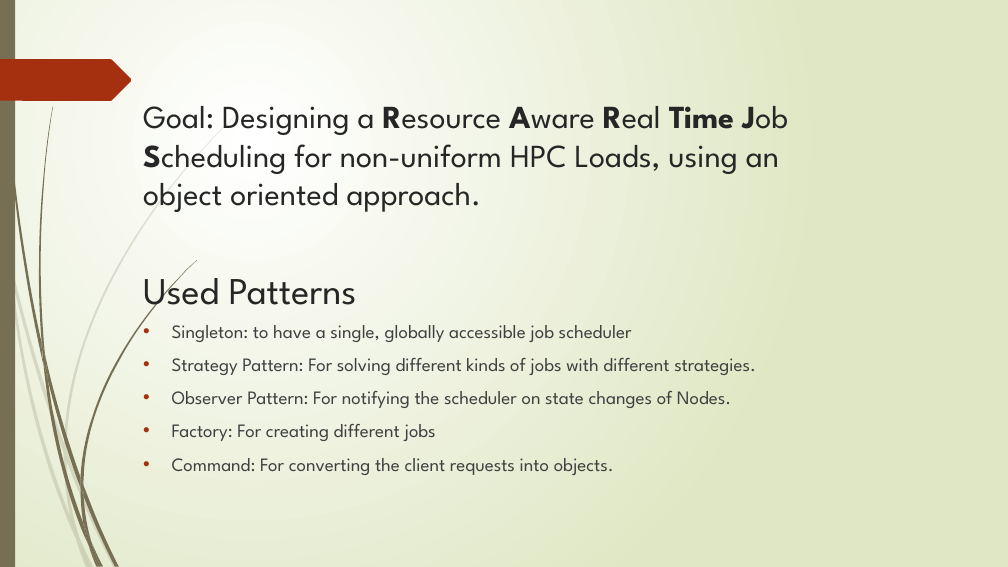
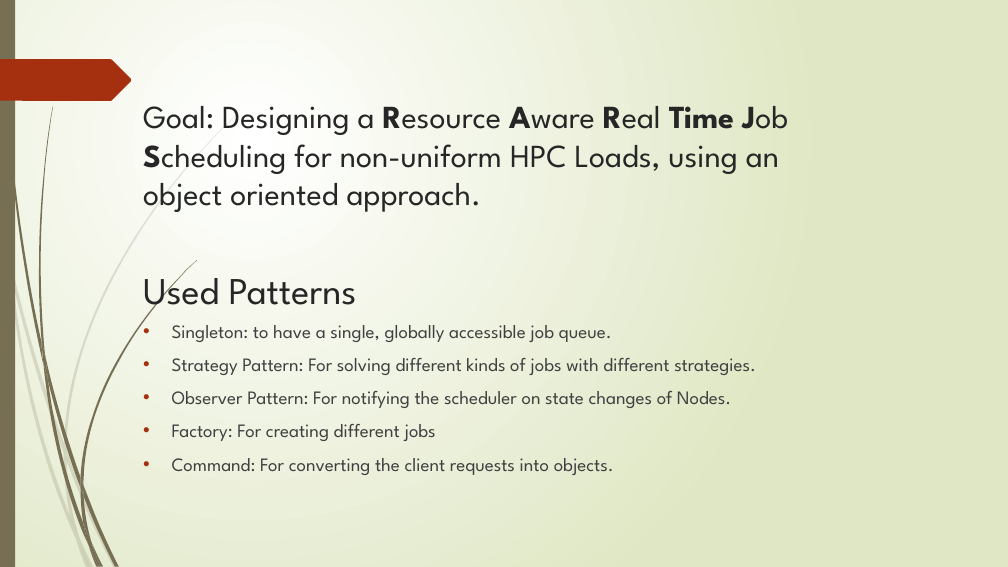
Before and after one commit to nezihsunman/RARTIMEJS, a slide deck: slide 4 of doc/presentation.pptx. Drawn at 1008x567 pixels with LibreOffice and Linux fonts; fonts in the diff are those of the drawing. Boxes give left, top, right and bottom in pixels: in the first picture for what was removed or moved away, otherwise in the second. Text is boxed around its words. In the diff, an @@ line names an element or a change of style, - is before the commit and + after.

Commit message:
fix typo in included patterns

```diff
--- a/doc/presentation.pptx
+++ b/doc/presentation.pptx
@@ text at <box>172,325,612,342</box>: text changed @@
-• Singleton: to have a single, globally accessible job scheduler
+• Singleton: to have a single, globally accessible job queue.
```
